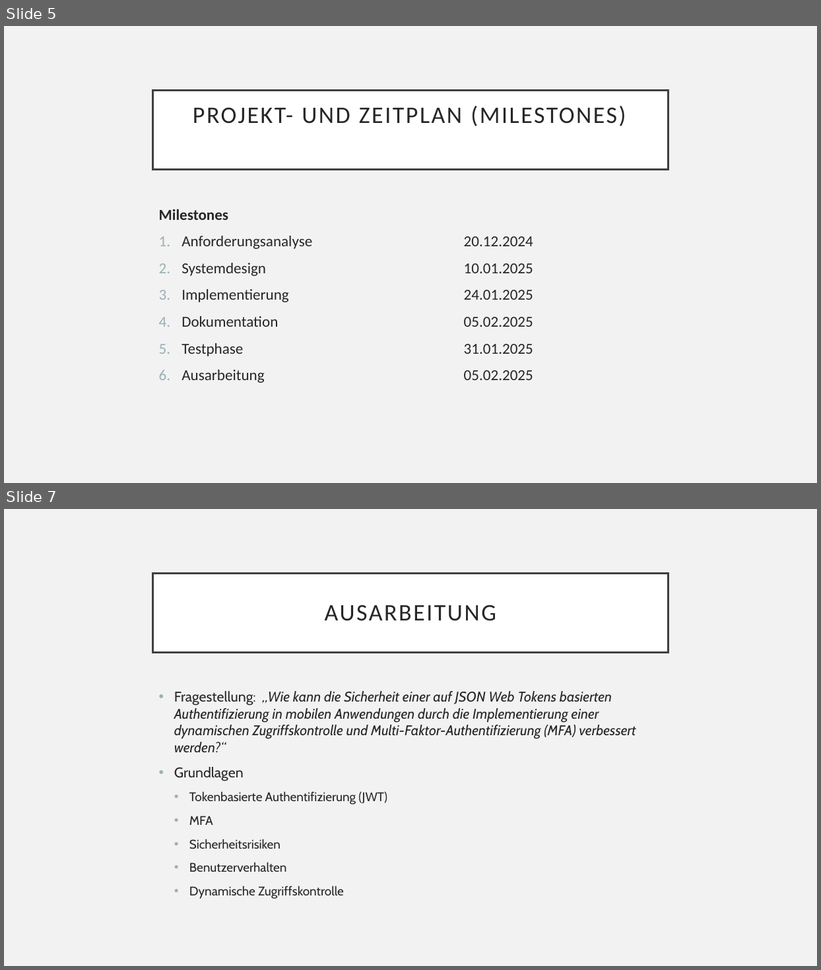
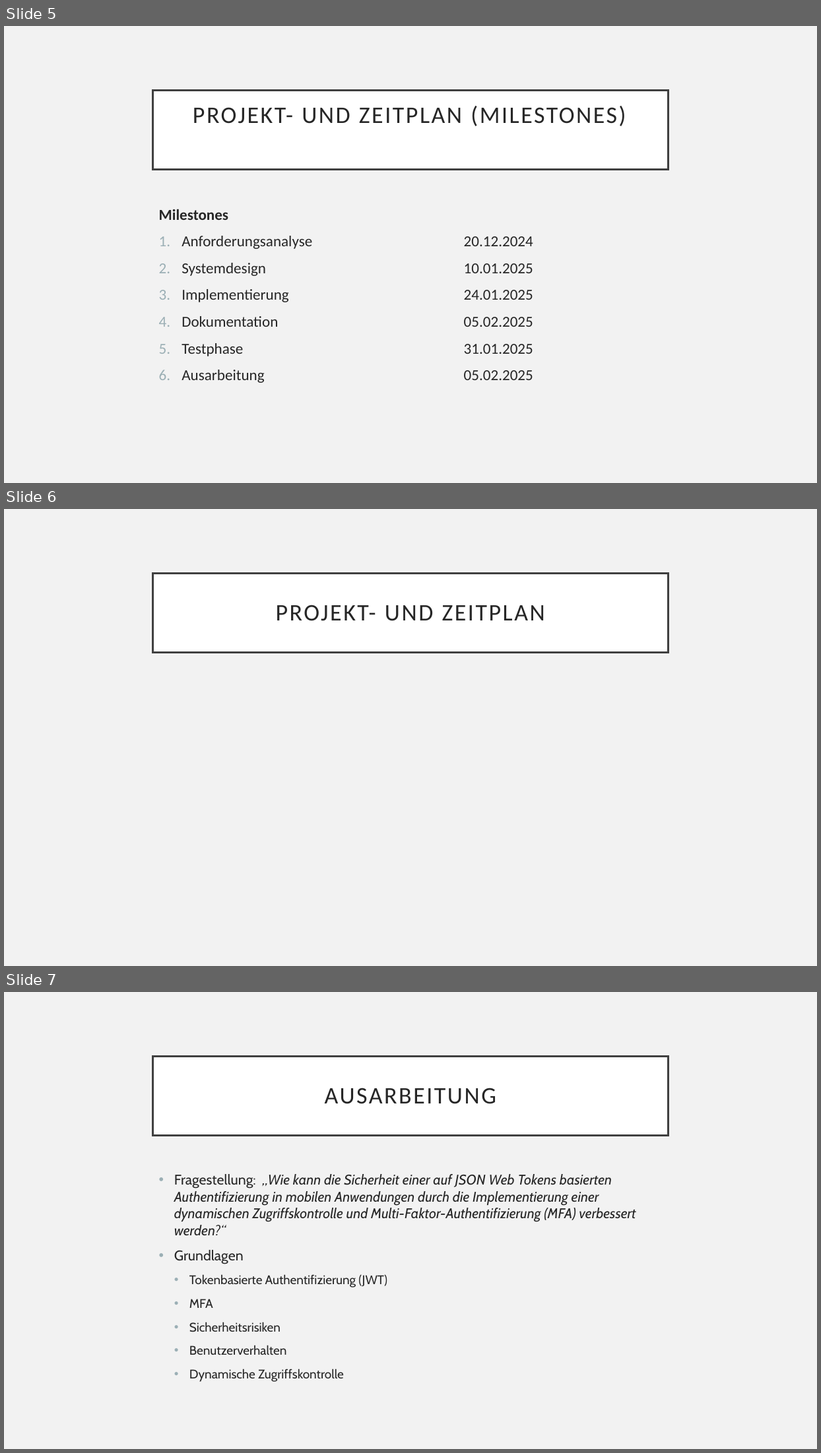
Before and after one commit to MGrunsch/Cyber-Project, a slide deck: Projektvorbereitung/Projektvorbereitung.pptx. Shown one above the other, each under a label of ours: slides 5 and 7 before the commit, slides 5, 6 and 7 after it; the slides between them are not shown. The pictures are 821x970 and 821x1453 pixels, drawn with LibreOffice and Linux fonts; fonts in the diff are those of the drawing; background and template pictures are left out. Boxes give left, top, right and bottom in pixels: in the first picture for what was removed or moved away, otherwise in the second. Text is boxed around its words. In the diff, an @@ line names an element or a change of style, - is before the commit and + after.

```diff
--- a/Projektvorbereitung/Projektvorbereitung.pptx
+++ b/Projektvorbereitung/Projektvorbereitung.pptx
@@ slide 6 added at (x1=4, y1=509, x2=817, y2=966), background picture (left out) @@
@@ title added at (x1=153, y1=573, x2=668, y2=652), fill #FFFFFF, outline #404040 2.5 pt, 28 pt, text #262626 @@
+PROJEKT- UND ZEITPLAN
```
Also in this commit, not shown: 3 slides changed, 1 slide removed.
